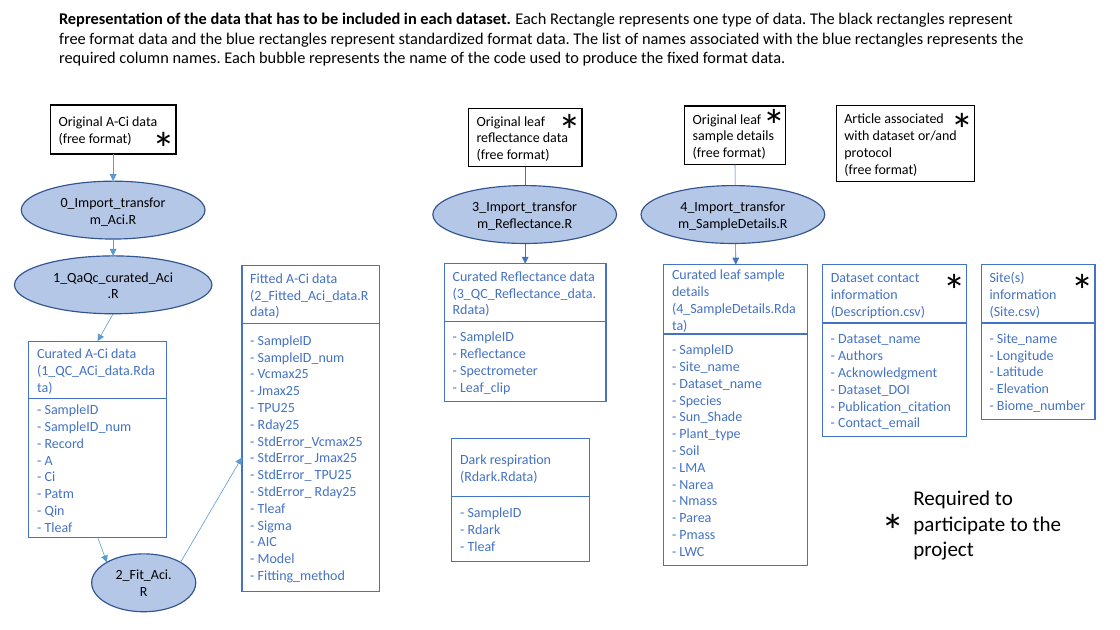
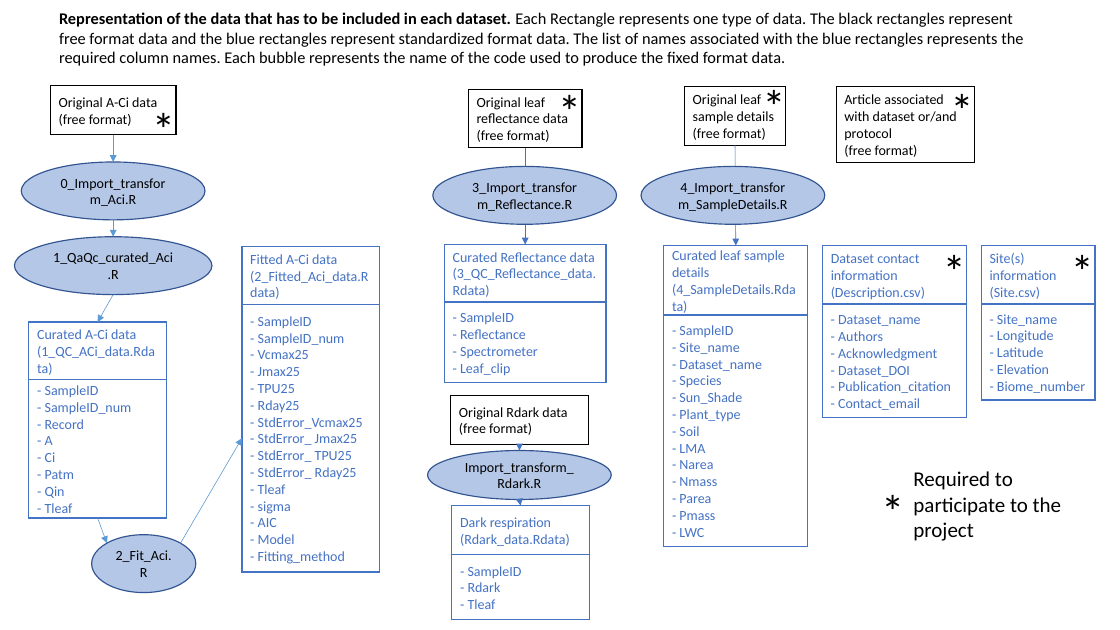
Before and after one commit to plantphys/gsti, a slide deck: slide 1 of Overal_data_curation.pptx. Drawn at 1120x630 pixels with LibreOffice and Linux fonts; fonts in the diff are those of the drawing. Boxes give left, top, right and bottom in pixels: in the first picture for what was removed or moved away, otherwise in the second. Text is boxed around its words. In the diff, an @@ line names an element or a change of style, - is before the commit and + after.

Commit message:
Adding the Rdark process

```diff
--- a/Overal_data_curation.pptx
+++ b/Overal_data_curation.pptx
@@ 16 rectangles, 8 texts, 7 arrows, 5 ellipses: place and size @@
-16 rectangles, 8 texts, 7 arrows, 5 ellipses at (14,92,1096,612)
+16 rectangles, 8 texts, 7 arrows, 5 ellipses at (14,73,1096,593)
@@ rectangle added at (451,396,589,444), outline #000000 1 pt, 12 pt, text #000000 @@
+Original Rdark data
+(free format)
@@ arrow added from (519, 444) to (519, 450), #4472C4 0.5 pt @@
@@ ellipse added at (428,450,612,499), fill #B4C7E7, outline #325491 1 pt, 12 pt, text #000000 @@
+Import_transform_Rdark.R
@@ text in rectangle at (258,501,291,514): text changed @@
-- Sigma
+- sigma
@@ rectangle "Dark respiration": place and size @@
-rectangle "Dark respiration" at (452,439,590,496)
+rectangle "Dark respiration" at (452,506,590,555)
@@ arrow added from (519, 500) to (521, 506), #4472C4 0.5 pt @@
@@ text in rectangle at (460,534,570,546): text changed @@
-(Rdark.Rdata)
+(Rdark_data.Rdata)
@@ rectangle "- SampleID": place and size @@
-rectangle "- SampleID" at (452,497,590,561)
+rectangle "- SampleID" at (452,555,590,620)
```
Also in this commit, not shown: 1 other file.
